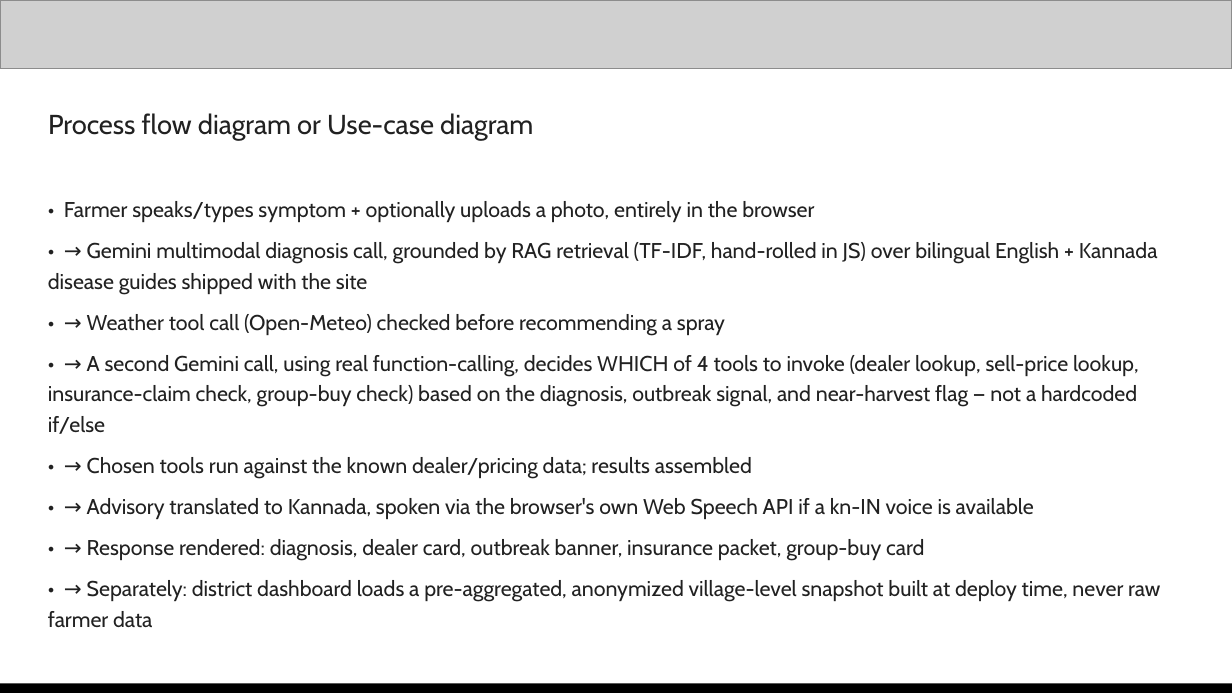
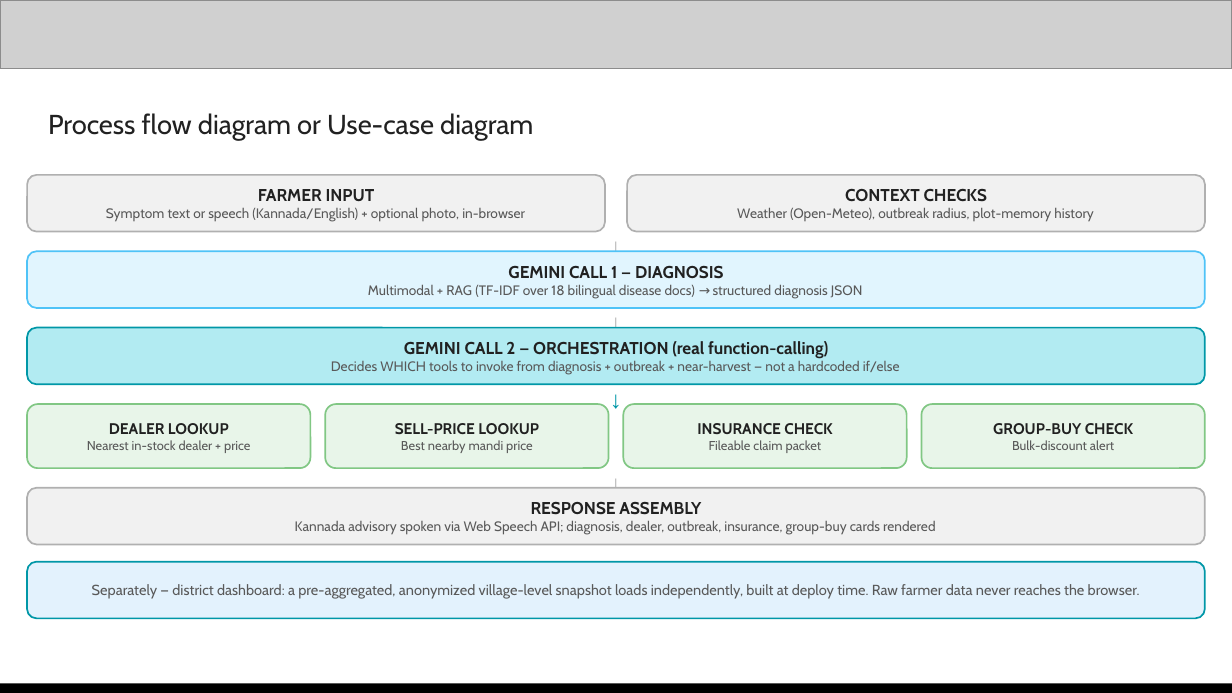
Before and after one commit to Kavitacs08/kisan-mitra, a slide deck: slide 5 of docs/Kisan_Mitra_Submission.pptx (slide 6 before the commit). Drawn at 1232x693 pixels with LibreOffice and Linux fonts; fonts in the diff are those of the drawing; grey boxes stand for pictures. Boxes give left, top, right and bottom in pixels: in the first picture for what was removed or moved away, otherwise in the second. Text is boxed around its words. In the diff, an @@ line names an element or a change of style, - is before the commit and + after.

```diff
--- a/docs/Kisan_Mitra_Submission.pptx
+++ b/docs/Kisan_Mitra_Submission.pptx
@@ rounded rectangle added at <box>27,175,605,232</box>, fill #F1F1F1, outline #B0B0B0 1 pt, 8 pt, text #595959 @@
+FARMER INPUT
+Symptom text or speech (Kannada/English) + optional photo, in-browser
@@ rounded rectangle added at <box>627,175,1205,232</box>, fill #F1F1F1, outline #B0B0B0 1 pt, 8 pt, text #595959 @@
+CONTEXT CHECKS
+Weather (Open-Meteo), outbreak radius, plot-memory history
@@ text removed at <box>48,201,1160,628</box> @@
-• Farmer speaks/types symptom + optionally uploads a photo, entirely in the browser
-• → Gemini multimodal diagnosis call, grounded by RAG retrieval (TF-IDF, hand-rolled in JS) over bilingual English + Kannada disease guides shipped with the site
-• → Weather tool call (Open-Meteo) checked before recommending a spray
-• → A second Gemini call, using real function-calling, decides WHICH of 4 tools to invoke (dealer lookup, sell-price lookup, insurance-claim check, group-buy check) based on the diagnosis, outbreak signal, and near-harvest flag — not a hardcoded if/else
-• → Chosen tools run against the known dealer/pricing data; results assembled
-• → Advisory translated to Kannada, spoken via the browser's own Web Speech API if a kn-IN voice is available
-• → Response rendered: diagnosis, dealer card, outbreak banner, insurance packet, group-buy card
-• → Separately: district dashboard loads a pre-aggregated, anonymized village-level snapshot built at deploy time, never raw farmer data
@@ text added at <box>598,232,634,251</box>, 14 pt, text #B0B0B0, bold @@
+↓
@@ rounded rectangle added at <box>27,251,1205,308</box>, fill #E1F5FE, outline #4FC3F7 1 pt, 8 pt, text #595959 @@
+GEMINI CALL 1 — DIAGNOSIS
+Multimodal + RAG (TF-IDF over 18 bilingual disease docs) → structured diagnosis JSON
@@ rounded rectangle added at <box>27,328,1205,384</box>, fill #B2EBF2, outline #0097A7 1 pt, 8 pt, text #595959 @@
+GEMINI CALL 2 — ORCHESTRATION (real function-calling)
+Decides WHICH tools to invoke from diagnosis + outbreak + near-harvest — not a hardcoded if/else
@@ text added at <box>598,308,634,328</box>, 14 pt, text #B0B0B0, bold @@
+↓
@@ text added at <box>598,384,634,404</box>, 14 pt, text #0097A7, bold @@
+↓
@@ rounded rectangle added at <box>27,404,310,468</box>, fill #E8F5E9, outline #81C784 1 pt, 7.5 pt, text #595959 @@
+DEALER LOOKUP
+Nearest in-stock dealer + price
@@ rounded rectangle added at <box>325,404,609,468</box>, fill #E8F5E9, outline #81C784 1 pt, 7.5 pt, text #595959 @@
+SELL-PRICE LOOKUP
+Best nearby mandi price
@@ rounded rectangle added at <box>623,404,907,468</box>, fill #E8F5E9, outline #81C784 1 pt, 7.5 pt, text #595959 @@
+INSURANCE CHECK
+Fileable claim packet
@@ rounded rectangle added at <box>922,404,1205,468</box>, fill #E8F5E9, outline #81C784 1 pt, 7.5 pt, text #595959 @@
+GROUP-BUY CHECK
+Bulk-discount alert
@@ text added at <box>598,468,634,488</box>, 14 pt, text #B0B0B0, bold @@
+↓
@@ rounded rectangle added at <box>27,488,1205,545</box>, fill #F1F1F1, outline #B0B0B0 1 pt, 8 pt, text #595959 @@
+RESPONSE ASSEMBLY
+Kannada advisory spoken via Web Speech API; diagnosis, dealer, outbreak, insurance, group-buy cards rendered
@@ rounded rectangle added at <box>27,562,1205,618</box>, fill #E3F2FD, outline #0097A7 1 pt, 8.5 pt, text #595959 @@
+Separately — district dashboard: a pre-aggregated, anonymized village-level snapshot loads independently, built at deploy time. Raw farmer data never reaches the browser.
```
Also in this commit, not shown: 1 other slide changed, 1 slide added, 1 slide removed, 2 other files.
